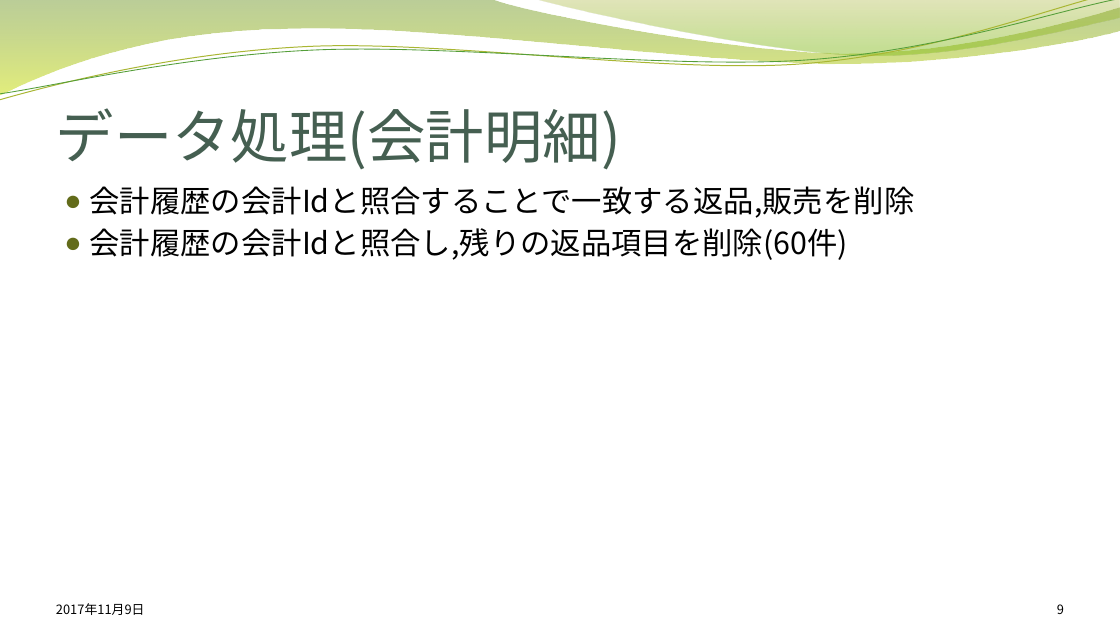
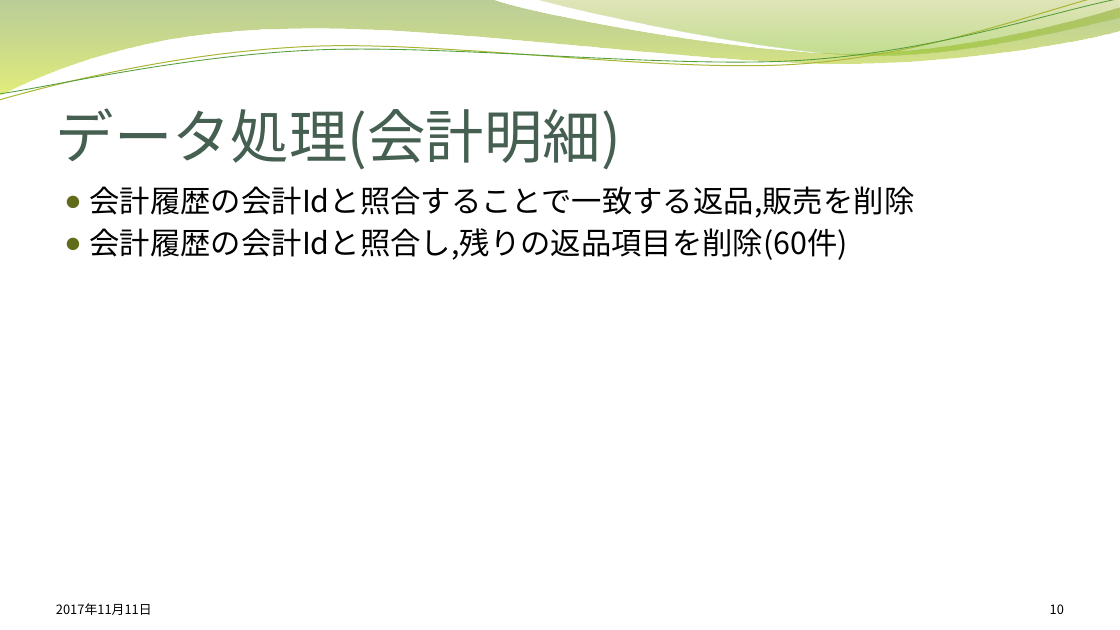
Before and after one commit to cw-NaoyaHieda/Data-analysis-Competition-2017, a slide deck: slide 10 of report/データ解析コンペティション中間報告.pptx (slide 9 before the commit). Drawn at 1120x630 pixels with LibreOffice and Linux fonts; fonts in the diff are those of the drawing; background and template pictures are left out. Boxes give left, top, right and bottom in pixels: in the first picture for what was removed or moved away, otherwise in the second. Text is boxed around its words. In the diff, an @@ line names an element or a change of style, - is before the commit and + after.

```diff
--- a/report/データ解析コンペティション中間報告.pptx
+++ b/report/データ解析コンペティション中間報告.pptx
@@ text at (56,603,152,615): text changed @@
-2017年11月9日
+2017年11月11日
@@ page number at (1050,604,1064,614): text changed @@
-9
+10
```
Also in this commit, not shown: 14 other slides changed.
